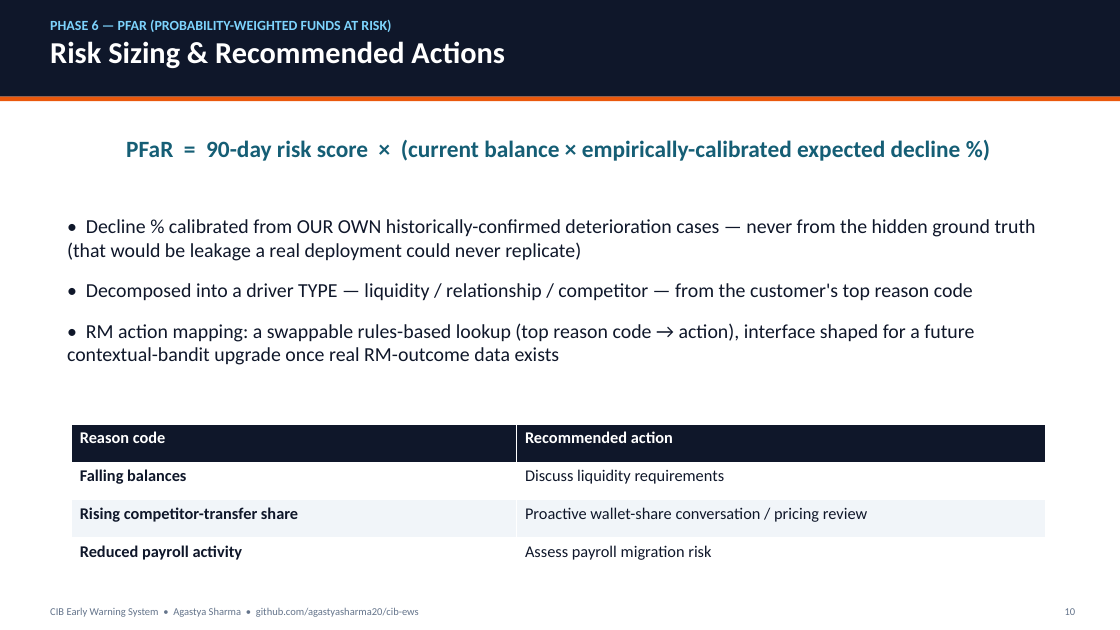
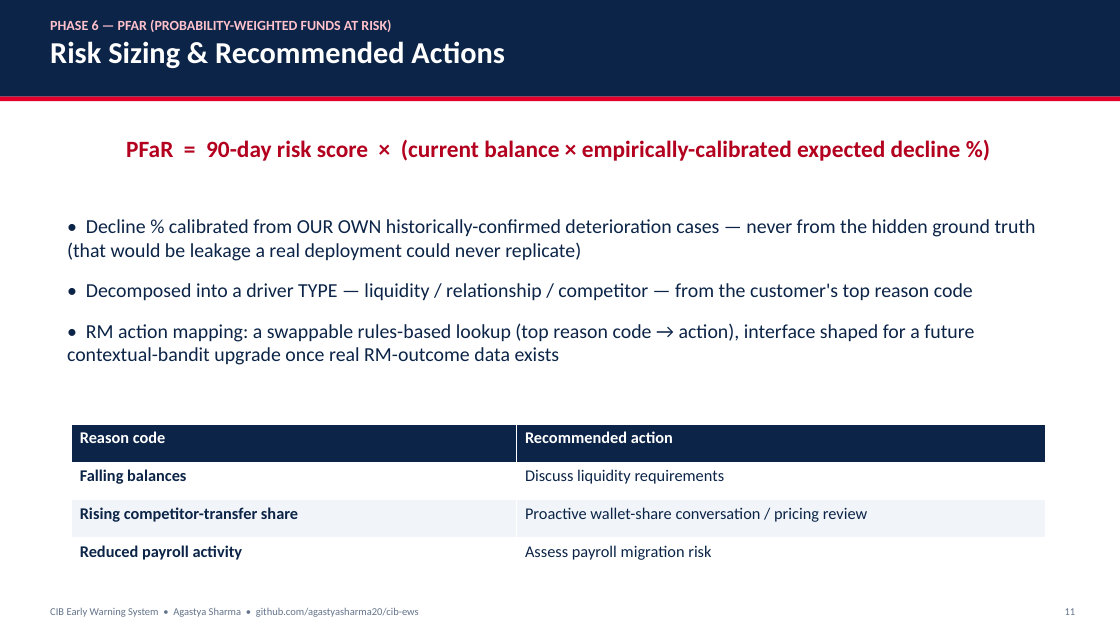
Before and after one commit to agastyasharma20/cib-ews, a slide deck: slide 11 of docs/CIB_EWS_Presentation.pptx (slide 10 before the commit). Drawn at 1120x630 pixels with LibreOffice and Linux fonts; fonts in the diff are those of the drawing. Boxes give left, top, right and bottom in pixels: in the first picture for what was removed or moved away, otherwise in the second. Text is boxed around its words. In the diff, an @@ line names an element or a change of style, - is before the commit and + after.

```diff
--- a/docs/CIB_EWS_Presentation.pptx
+++ b/docs/CIB_EWS_Presentation.pptx
@@ rectangle at [0, 0, 1120, 97]: fill #0F172A to #0B2447 @@
@@ text at [50, 20, 391, 32]: text colour #7DD3FC to #FFC1CC in "PHASE 6 — PFAR (PROBABILITY-WEIGHTED FUNDS AT ..." @@
@@ rectangle at [0, 97, 1120, 102]: fill #EA580C to #E4002B @@
@@ text "PFaR = 90-day risk score ..." at [126, 140, 961, 161]: text colour #155E75 to #B3001F @@
@@ text "• Decline % calibrated from ..." at [67, 219, 1036, 365]: text colour #0F172A to #0B2447 @@
@@ table at [71, 424, 1046, 576] @@
@@ fill #0F172A to #0B2447 in row 1 @@
@@ text colour #0F172A to #0B2447 in "Falling balances", "Discuss liquidity requirements", "Rising competitor-transfer share", "Proactive wallet-share conversation / pricing review" and 2 more places @@
@@ text at [1065, 608, 1076, 615]: text changed @@
-10
+11
```
Also in this commit, not shown: 14 other slides changed, 3 slides added, 1 other file.
